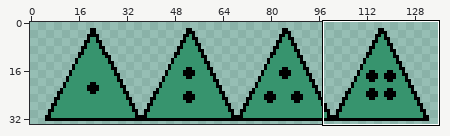
File history of a pixel-art file, assets/d4.aseprite. Above: a wide view before the commit, with the close-up outlined.
Close-up. Old version:
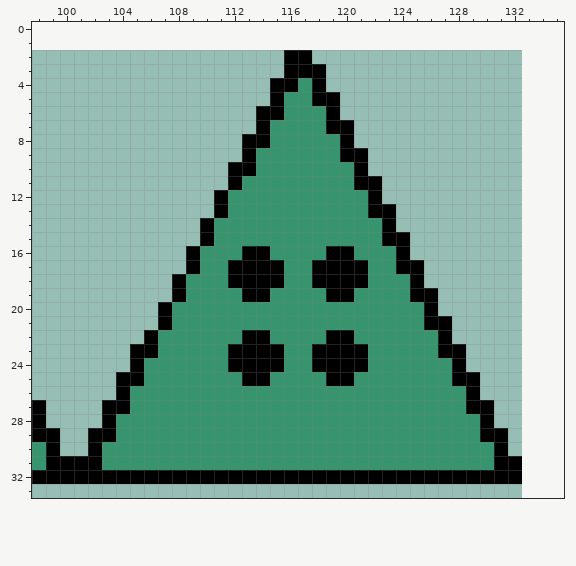
128x32 pixels, 1 frame. Shown: x 98..135, y 0..33. The old version is drawn lined up with the new one, on the new canvas. The commit also changed other parts of the picture, which this record leaves out.
The same view after the edit:
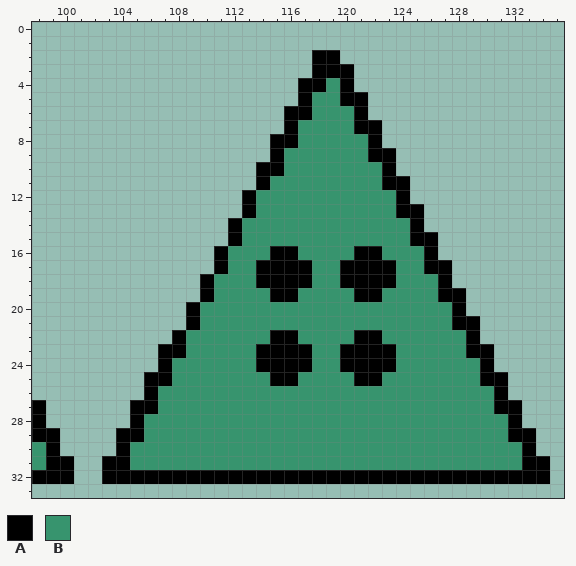
Palette (. is transparent): A #000000  B #37946e
The edit:
{"change": "canvas 128x32 -> 136x34, the old top-left corner now at 5,2"}
{"y":2,"x":116,"old":"AA..","new":"..AA"}
{"y":3,"x":116,"old":"AA","new":".."}
{"y":3,"x":119,"old":"..","new":"AA"}
{"y":4,"x":115,"old":"AAB","new":"..A"}
{"y":4,"x":119,"old":"..","new":"BA"}
{"y":5,"x":115,"old":"ABBAA..","new":"..ABBAA"}
{"y":6,"x":114,"old":"AABB","new":"..AA"}
{"y":6,"x":119,"old":"A..","new":"BBA"}
{"y":7,"x":114,"old":"ABB","new":"..A"}
{"y":7,"x":119,"old":"AA..","new":"BBAA"}
{"y":8,"x":113,"old":"AABB","new":"..AA"}
{"y":8,"x":120,"old":"A..","new":"BBA"}
{"y":9,"x":113,"old":"ABB","new":"..A"}
{"y":9,"x":120,"old":"AA..","new":"BBAA"}
{"y":10,"x":112,"old":"AABB","new":"..AA"}
{"y":10,"x":121,"old":"A..","new":"BBA"}
{"y":11,"x":112,"old":"ABB","new":"..A"}
{"y":11,"x":121,"old":"AA..","new":"BBAA"}
{"y":12,"x":111,"old":"ABB","new":"..A"}
{"y":12,"x":122,"old":"A..","new":"BBA"}
{"y":13,"x":111,"old":"ABB","new":"..A"}
{"y":13,"x":122,"old":"AA..","new":"BBAA"}
{"y":14,"x":110,"old":"ABB","new":"..A"}
{"y":14,"x":123,"old":"A..","new":"BBA"}
{"y":15,"x":110,"old":"ABB","new":"..A"}
{"y":15,"x":123,"old":"AA..","new":"BBAA"}
{"y":16,"x":109,"old":"ABB","new":"..A"}
{"y":16,"x":113,"old":"AABB","new":"BBAA"}
{"y":16,"x":119,"old":"AABB","new":"BBAA"}
{"y":16,"x":124,"old":"A..","new":"BBA"}
{"y":17,"x":109,"old":"ABBAA","new":"..ABB"}
{"y":17,"x":116,"old":"BBAA","new":"AABB"}
{"y":17,"x":122,"old":"BBAA..","new":"AABBAA"}
{"y":18,"x":108,"old":"ABB","new":"..A"}
{"y":18,"x":112,"old":"AA","new":"BB"}
{"y":18,"x":116,"old":"BBAA","new":"AABB"}
{"y":18,"x":122,"old":"BB","new":"AA"}
{"y":18,"x":125,"old":"A..","new":"BBA"}
{"y":19,"x":108,"old":"ABB","new":"..A"}
{"y":19,"x":113,"old":"AABB","new":"BBAA"}
{"y":19,"x":119,"old":"AABB","new":"BBAA"}
{"y":19,"x":125,"old":"AA..","new":"BBAA"}
{"y":20,"x":107,"old":"ABB","new":"..A"}
{"y":20,"x":126,"old":"A..","new":"BBA"}
{"y":21,"x":107,"old":"ABB","new":"..A"}
{"y":21,"x":126,"old":"AA..","new":"BBAA"}
{"y":22,"x":106,"old":"ABB","new":"..A"}
{"y":22,"x":113,"old":"AABB","new":"BBAA"}
{"y":22,"x":119,"old":"AABB","new":"BBAA"}
{"y":22,"x":127,"old":"A..","new":"BBA"}
{"y":23,"x":105,"old":"AABB","new":"..AA"}
{"y":23,"x":112,"old":"AA","new":"BB"}
{"y":23,"x":116,"old":"BBAA","new":"AABB"}
{"y":23,"x":122,"old":"BB","new":"AA"}
{"y":23,"x":127,"old":"AA..","new":"BBAA"}
{"y":24,"x":105,"old":"ABB","new":"..A"}
{"y":24,"x":112,"old":"AA","new":"BB"}
{"y":24,"x":116,"old":"BBAA","new":"AABB"}
{"y":24,"x":122,"old":"BB","new":"AA"}
{"y":24,"x":128,"old":"A..","new":"BBA"}
{"y":25,"x":104,"old":"AABB","new":"..AA"}
{"y":25,"x":113,"old":"AABB","new":"BBAA"}
{"y":25,"x":119,"old":"AABB","new":"BBAA"}
{"y":25,"x":128,"old":"AA..","new":"BBAA"}
{"y":26,"x":104,"old":"ABB","new":"..A"}
{"y":26,"x":129,"old":"A..","new":"BBA"}
{"y":27,"x":103,"old":"AABB","new":"..AA"}
{"y":27,"x":129,"old":"AA..","new":"BBAA"}
{"y":28,"x":103,"old":"ABB","new":"..A"}
{"y":28,"x":130,"old":"A..","new":"BBA"}
{"y":29,"x":102,"old":"AABB","new":"..AA"}
{"y":29,"x":130,"old":"AA..","new":"BBAA"}
{"y":30,"x":102,"old":"ABB","new":"..A"}
{"y":30,"x":131,"old":"A..","new":"BBA"}
{"y":31,"x":101,"old":"AABB","new":"..AA"}
{"y":31,"x":131,"old":"AA..","new":"BBAA"}
{"y":32,"x":101,"old":"AA","new":".."}
{"y":32,"x":133,"old":"..","new":"AA"}
{"label":"changed","picture_box":[74,50,550,484]}
